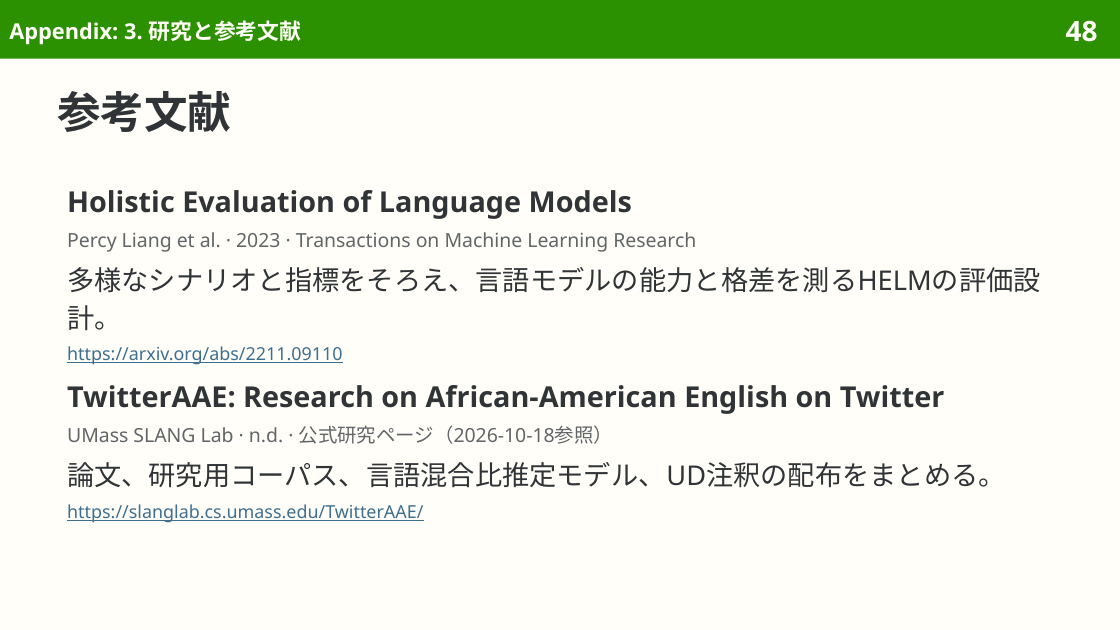
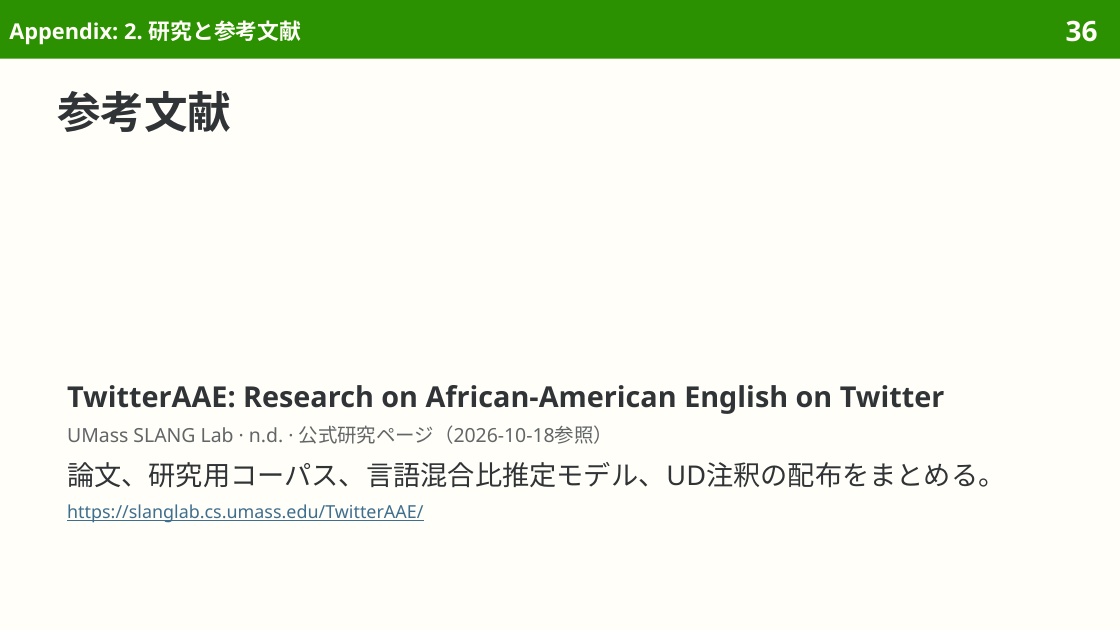
Before and after one commit to sasakiy84/datasets-in-10-minutes, a slide deck: slide 36 of slides/datasets-in-10-minutes-twitter-aae.pptx (slide 48 before the commit). Drawn at 1120x630 pixels with LibreOffice and Linux fonts; fonts in the diff are those of the drawing. Boxes give left, top, right and bottom in pixels: in the first picture for what was removed or moved away, otherwise in the second. Text is boxed around its words. In the diff, an @@ line names an element or a change of style, - is before the commit and + after.

Commit message:
Center TwitterAAE on corpus construction and language analysis

```diff
--- a/slides/datasets-in-10-minutes-twitter-aae.pptx
+++ b/slides/datasets-in-10-minutes-twitter-aae.pptx
@@ title at <box>9,20,302,45</box>: text changed @@
-Appendix: 3. 研究と参考文献
+Appendix: 2. 研究と参考文献
@@ page number at <box>1066,20,1098,42</box>: text changed @@
-48
+36
@@ text removed at <box>67,190,1041,365</box> @@
-Holistic Evaluation of Language Models
-Percy Liang et al. · 2023 · Transactions on Machine Learning Research
-多様なシナリオと指標をそろえ、言語モデルの能力と格差を測るHELMの評価設計。
-https://arxiv.org/abs/2211.09110
```
Also in this commit, not shown: 27 other slides changed, 12 slides removed, 46 other files.
